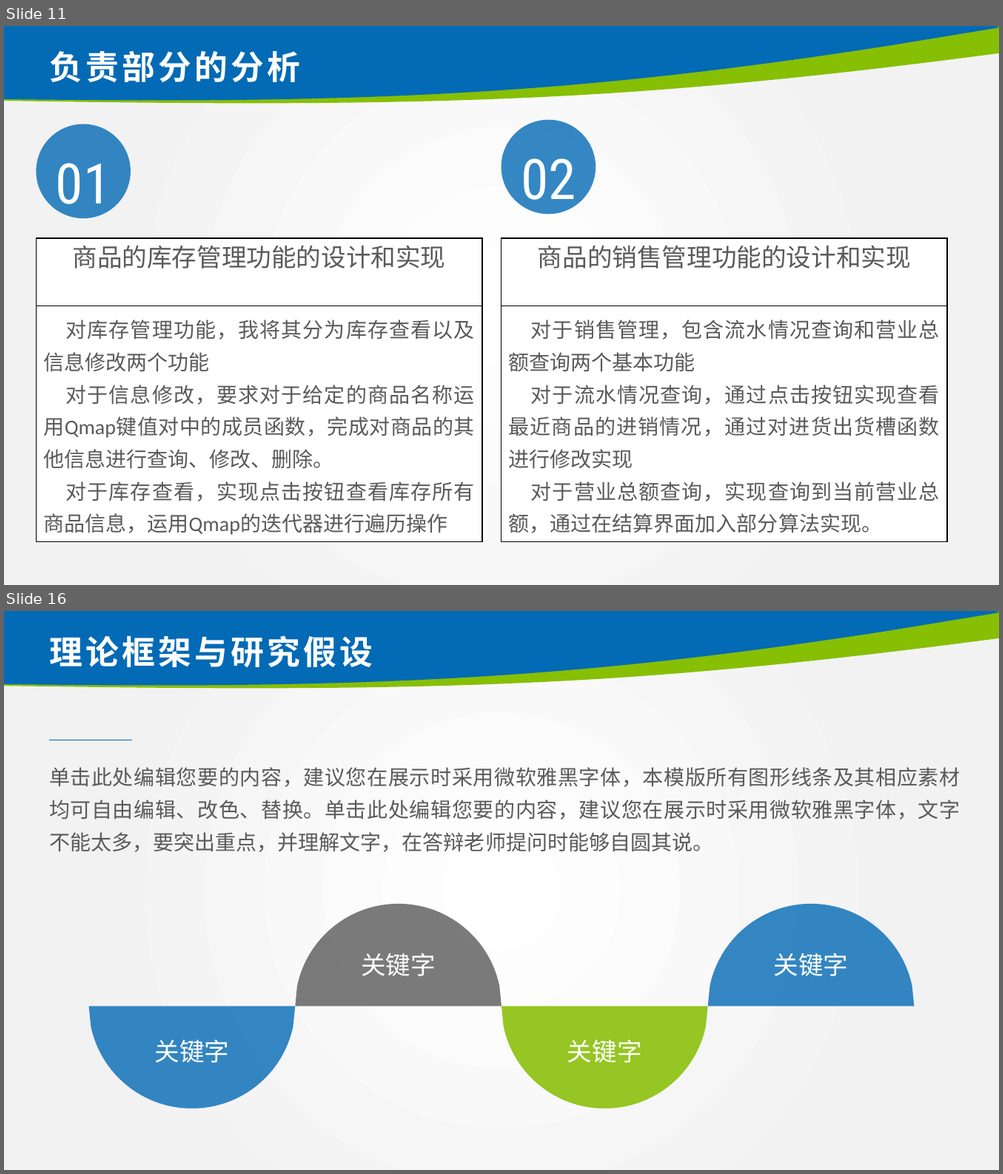
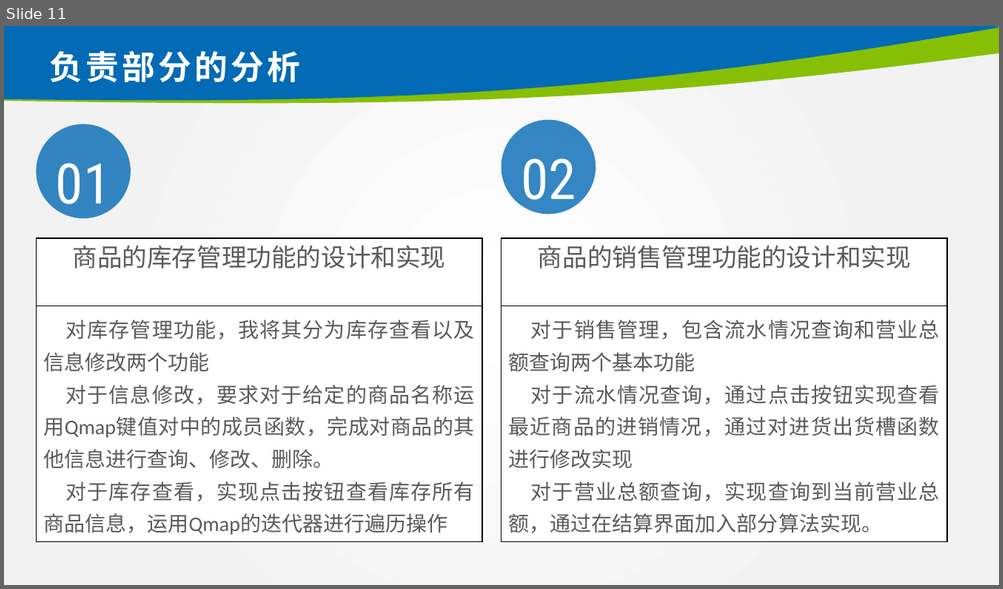
Before and after one commit to CH3OCH3-lio/shop-management, a slide deck: 2019013121_林炅答辩.pptx. Shown one above the other, each under a label of ours: slides 11 and 16 before the commit, slide 11 after it; the slides between them are not shown. The pictures are 1003x1174 and 1003x589 pixels, drawn with LibreOffice and Linux fonts; fonts in the diff are those of the drawing; background and template pictures are left out. Boxes give left, top, right and bottom in pixels: in the first picture for what was removed or moved away, otherwise in the second. Text is boxed around its words. In the diff, an @@ line names an element or a change of style, - is before the commit and + after.

```diff
--- a/2019013121_林炅答辩.pptx
+++ b/2019013121_林炅答辩.pptx
@@ slide 16 removed at box(4, 611, 999, 1170), background picture (left out); not listed: 2 template elements that a slide beside it also shows @@
@@ title removed at box(49, 635, 373, 667) @@
-理论框架与研究假设
@@ line removed from (48, 740) to (132, 740) @@
@@ text removed at box(49, 767, 959, 852) @@
-单击此处编辑您要的内容，建议您在展示时采用微软雅黑字体，本模版所有图形线条及其相应素材均可自由编辑、改色、替换。单击此处编辑您要的内容，建议您在展示时采用微软雅黑字体，文字不能太多，要突出重点，并理解文字，在答辩老师提问时能够自圆其说。
@@ freeform shape removed at box(295, 904, 501, 1006) @@
@@ freeform shape removed at box(708, 904, 913, 1006) @@
@@ text removed at box(361, 953, 435, 977) @@
-关键字
@@ text removed at box(774, 953, 848, 977) @@
-关键字
@@ freeform shape removed at box(89, 1006, 295, 1109) @@
@@ freeform shape removed at box(502, 1006, 708, 1109) @@
@@ text removed at box(155, 1039, 230, 1063) @@
-关键字
@@ text removed at box(567, 1039, 642, 1063) @@
-关键字
```
Also in this commit, not shown: 2 slides changed, 9 slides added, 20 other slides removed, 2 other files.
